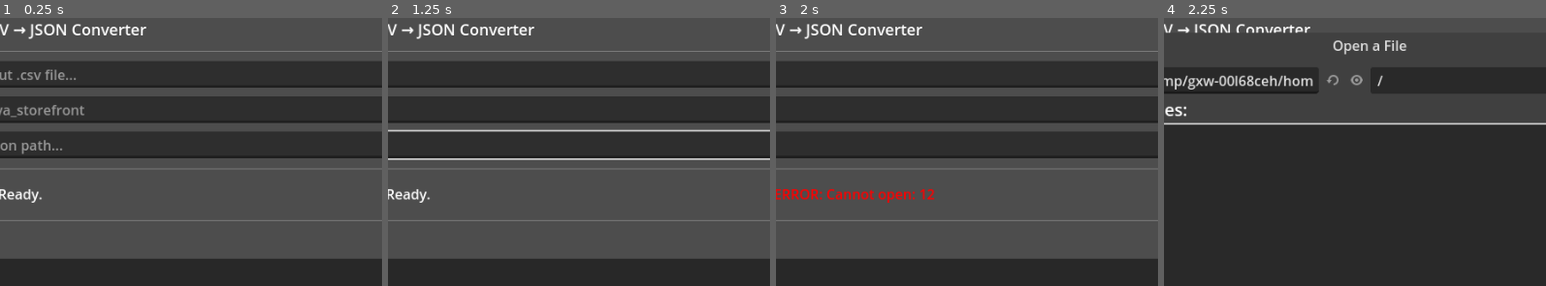
Above: before the commit, frames 1-4 (left to right).
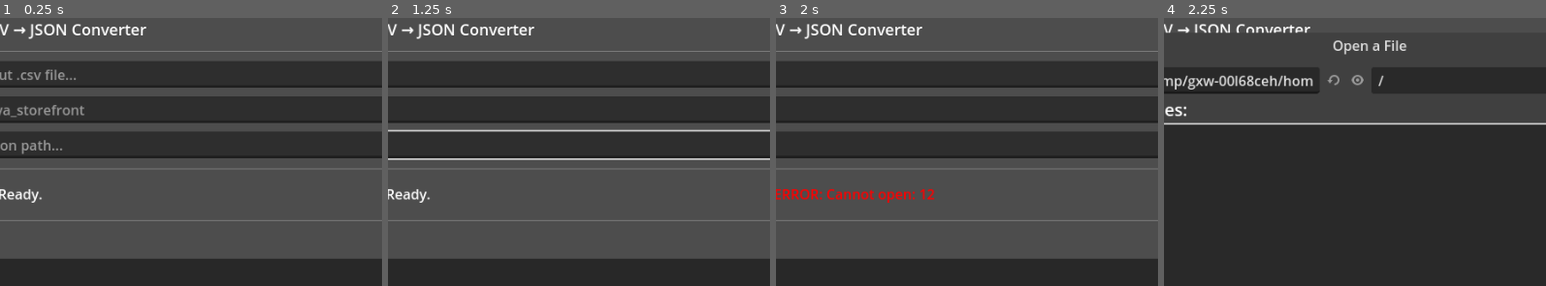
Above: after the commit, the same moments.

Repository: BlueMiku/AreaTriggerStories
Game: Godot game, scene res://Main.tscn
Same seed, same stepped clock (60 frames per second), same inputs: the game is played once before the commit and once after it.
Inputs (mouse positions are % of the whole screen's width and height, from its top left):
- Up to frame 1 (0.25 s): no input
- Up to frame 2 (1.25 s): click (52, 11) at 0.52 s; type "12" at 0.6 s; click (56, 17) at 0.75 s; type "12" at 0.83 s; click (52, 24) at 0.98 s; type "12" at 1.07 s
- Up to frame 3 (2 s): click "Convert" at 1.25 s
- Up to frame 4 (2.25 s): click "Browse" at 2 s
The pictures show only the part of the screen within x 23-73%, y 0-50%; the shares and areas given below are measured in that part.

Frames 1-3 are identical in both runs. In frame 4, 0.1% of the frame differs, in the area x 42-58%, y 21-26%.

Commit message:
added item_story

Diff:
--- a/Main.gd
+++ b/Main.gd
@@ -5,25 +5,11 @@
 var area_name_edit: LineEdit
 var output_path_edit: LineEdit
 var status_label: Label
+var warnings_label: Label
 var preview_edit: TextEdit
 
-# Column index groups: [scene_col, lv_col, content_col]
-const NPC_SLOT_COLS = {
-	"1": [9,  10, 11],
-	"2": [12, 13, 14],
-	"3": [15, 16, 17],
-	"4": [18, 19, 20],
-	"5": [21, 22, 23],
-	"6": [24, 25, 26],
-}
-
-const OBJECT_SLOT_COLS = {
-	"A": [27, 28, 29],
-	"B": [30, 31, 32],
-	"C": [33, 34, 35],
-	"D": [36, 37, 38],
-	"E": [39, 40, 41],
-}
+# Accumulated per-conversion warnings (reset each run)
+var _warnings: Array[String] = []
 
 
 func _ready():
@@ -87,6 +73,13 @@
 	status_label.text = "Ready."
 	status_label.size_flags_horizontal = Control.SIZE_EXPAND_FILL
 	btn_row.add_child(status_label)
+
+	# Warnings box (hidden until there are warnings)
+	warnings_label = Label.new()
+	warnings_label.autowrap_mode = TextServer.AUTOWRAP_WORD_SMART
+	warnings_label.add_theme_color_override("font_color", Color(1.0, 0.6, 0.1))
+	warnings_label.hide()
+	vbox.add_child(warnings_label)
 
 	# Preview
 	vbox.add_child(HSeparator.new())
@@ -190,6 +183,14 @@
 	if lines.size() < 2:
 		return _set_status("ERROR: CSV appears to have no data rows.", Color.RED)
 
+	# Detect format by reading the header row
+	var header_cols = _parse_csv_line(lines[0])
+	var has_item_story = header_cols.has("item_story")
+	var format_label = "v2 (item_story)" if has_item_story else "v1 (legacy)"
+
+	# Reset warnings for this run
+	_warnings.clear()
+
 	# Skip header (index 0), parse remaining rows
 	var rows = []
 	var skipped = 0
@@ -199,7 +200,14 @@
 		if cols.is_empty() or not cols[0].strip_edges().is_valid_int():
 			skipped += 1
 			continue
-		rows.append(_parse_row(cols))
+		rows.append(_parse_row(cols, has_item_story, i + 1))
+
+	# Show warnings if any
+	if _warnings.is_empty():
+		warnings_label.hide()
+	else:
+		warnings_label.text = "⚠ WARNINGS:\n" + "\n".join(_warnings)
+		warnings_label.show()
 
 	# Merge into existing JSON if the file already exists
 	var result: Dictionary = {}
@@ -225,8 +233,12 @@
 	out_file.close()
 
 	preview_edit.text = json_str
-	var skip_note = (" · %d non-data rows skipped" % skipped) if skipped > 0 else ""
-	_set_status("Done! %d rows%s%s  →  %s" % [rows.size(), merge_note, skip_note, out_path], Color.GREEN)
+	var skip_note    = (" · %d skipped" % skipped) if skipped > 0 else ""
+	var warning_note = (" · %d warning(s)" % _warnings.size()) if not _warnings.is_empty() else ""
+	_set_status(
+		"Done! [%s] %d rows%s%s%s  →  %s" % [format_label, rows.size(), merge_note, skip_note, warning_note, out_path],
+		Color.YELLOW if not _warnings.is_empty() else Color.GREEN
+	)
 
 
 # ──────────────────────────────────────────────
@@ -261,24 +273,37 @@
 #  Row → Dictionary
 # ──────────────────────────────────────────────
 
-func _parse_row(cols: Array) -> Dictionary:
-	# Ensure we always have enough columns to index safely
-	while cols.size() < 42:
+func _parse_row(cols: Array, has_item_story: bool, csv_row_num: int) -> Dictionary:
+	# o = column offset for everything after item_requirement (col 4)
+	var o = 1 if has_item_story else 0
+
+	# Pad to avoid out-of-bounds
+	while cols.size() < 43 + o:
 		cols.append("")
 
 	var row = {}
-	row["day"]               = int(cols[0].strip_edges())
-	row["priority"]          = int(cols[1].strip_edges()) if cols[1].strip_edges().is_valid_int() else 0
-	row["expired_on"]        = _str_or_null(cols[2])
-	row["start_at"]          = _str_or_null(cols[3])
-	row["item_requirement"]  = _parse_item_req(cols[4])
-	row["no_travel"]         = cols[5].strip_edges().to_lower() == "true"
-	row["no_travel_message"] = _str_or_null(cols[6])
-
-	# auto_content  (col 7 = chapter name, col 8 = level requirement)
-	var auto_ch = _str_or_null(cols[7])
+	row["day"]              = int(cols[0].strip_edges())
+	row["priority"]         = int(cols[1].strip_edges()) if cols[1].strip_edges().is_valid_int() else 0
+	row["expired_on"]       = _str_or_null(cols[2])
+	row["start_at"]         = _str_or_null(cols[3])
+	row["item_requirement"] = _parse_item_req(cols[4])
+
+	# item_story only exists in v2; always written to JSON (false in v1)
+	var item_story = cols[5].strip_edges().to_lower() == "true" if has_item_story else false
+	row["item_story"] = item_story
+
+	var no_travel = cols[5 + o].strip_edges().to_lower() == "true"
+	row["no_travel"]         = no_travel
+	row["no_travel_message"] = _str_or_null(cols[6 + o])
+
+	# Validate: item_story and no_travel cannot both be true
+	if item_story and no_travel:
+		_warnings.append("CSV row %d: both item_story and no_travel are TRUE — only one may be true at a time." % csv_row_num)
+
+	# auto_content
+	var auto_ch = _str_or_null(cols[7 + o])
 	if auto_ch != null:
-		var lv_s = cols[8].strip_edges()
+		var lv_s = cols[8 + o].strip_edges()
 		row["auto_content"] = {
 			"chapter":        auto_ch,
 			"level_required": int(lv_s) if lv_s.is_valid_int() else -1
@@ -286,32 +311,32 @@
 	else:
 		row["auto_content"] = null
 
-	# NPC slots  (scene / level_required / content)
+	# NPC slots — base index 9, 3 cols each, all shifted by o
 	var npc_slots = {}
-	for slot_key in NPC_SLOT_COLS:
-		var idx     = NPC_SLOT_COLS[slot_key]
-		var scene   = _str_or_null(cols[idx[0]])
-		var lv_s    = cols[idx[1]].strip_edges()
-		var content = _str_or_null(cols[idx[2]])
+	for n in range(1, 7):
+		var base = 9 + o + (n - 1) * 3
+		var scene   = _str_or_null(cols[base])
+		var lv_s    = cols[base + 1].strip_edges()
+		var content = _str_or_null(cols[base + 2])
 		if scene != null or content != null:
-			npc_slots[slot_key] = {
+			npc_slots[str(n)] = {
 				"scene":          scene,
 				"level_required": int(lv_s) if lv_s.is_valid_int() else -1,
 				"content":        content
 			}
 	row["npc_slots"] = npc_slots
 
-	# Object slots  (scene / level_required / content)
-	# scene column may be empty in the CSV (object defined by slot position in the background),
-	# but we always write the key so it's never silently missing in the JSON.
+	# Object slots — base index 27, 3 cols each, all shifted by o
+	# scene column may be empty (object defined by slot position); never omit the key.
 	var object_slots = {}
-	for slot_key in OBJECT_SLOT_COLS:
-		var idx     = OBJECT_SLOT_COLS[slot_key]
-		var scene   = _str_or_null(cols[idx[0]])
-		var lv_s    = cols[idx[1]].strip_edges()
-		var content = _str_or_null(cols[idx[2]])
+	var obj_keys = ["A", "B", "C", "D", "E"]
+	for n in range(obj_keys.size()):
+		var base    = 27 + o + n * 3
+		var scene   = _str_or_null(cols[base])
+		var lv_s    = cols[base + 1].strip_edges()
+		var content = _str_or_null(cols[base + 2])
 		if lv_s != "" or content != null:
-			object_slots[slot_key] = {
+			object_slots[obj_keys[n]] = {
 				"scene":          scene,
 				"level_required": int(lv_s) if lv_s.is_valid_int() else -1,
 				"content":        content
@@ -336,7 +361,7 @@
 		return null
 	var parts = t.split(",")
 	if parts.size() != 3:
-		push_warning("item_requirement has unexpected format: " + t)
+		_warnings.append("item_requirement has unexpected format (expected type,id,qty): \"%s\"" % t)
 		return null
 	return {
 		"type": parts[0].strip_edges(),
Not shown, added: export_presets.cfg
